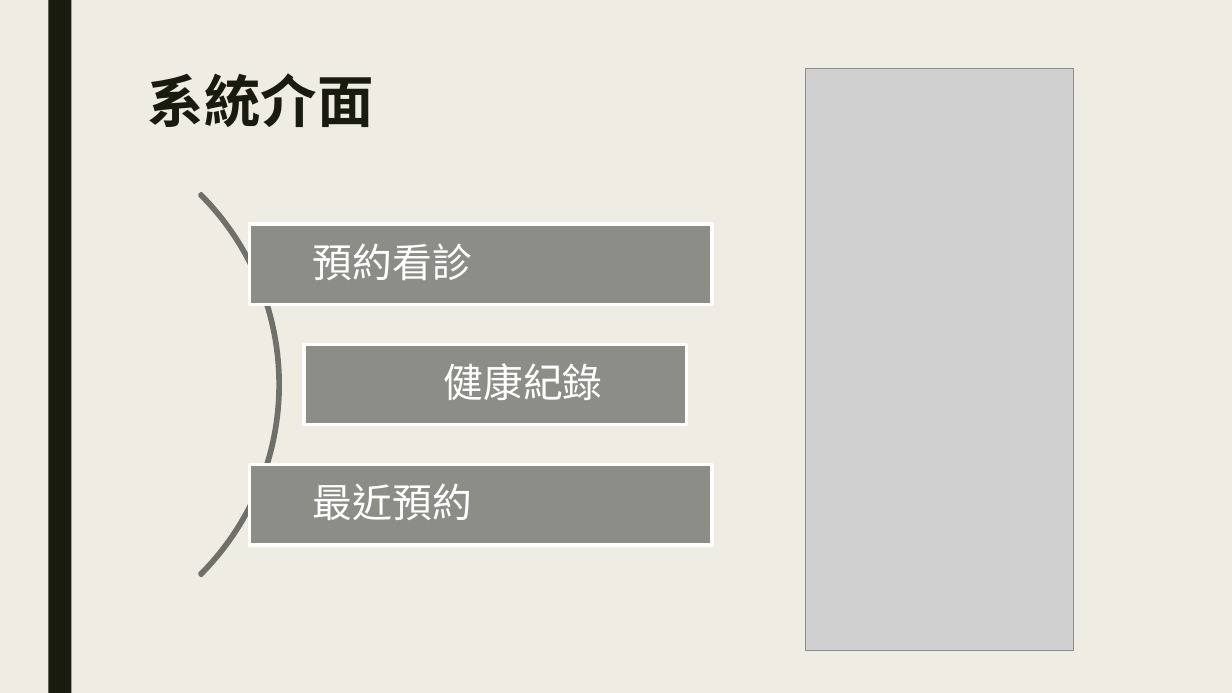
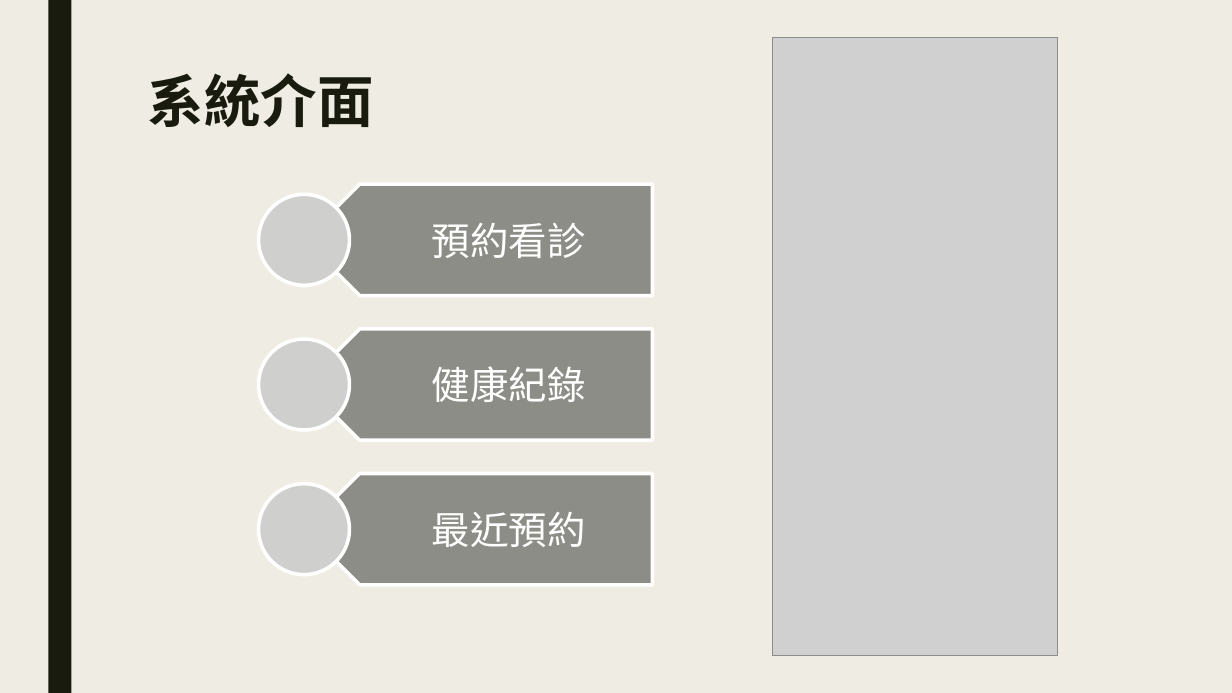
Before and after one commit to plum0411/e-commerce, a slide deck: slide 11 of LINE在電商領域能提出之新功能.pptx. Drawn at 1232x693 pixels with LibreOffice and Linux fonts; fonts in the diff are those of the drawing; grey boxes stand for pictures. Boxes give left, top, right and bottom in pixels: in the first picture for what was removed or moved away, otherwise in the second. Text is boxed around its words. In the diff, an @@ line names an element or a change of style, - is before the commit and + after.

```diff
--- a/LINE在電商領域能提出之新功能.pptx
+++ b/LINE在電商領域能提出之新功能.pptx
@@ picture: place and size @@
-picture at (805,69,1074,652)
+picture at (773,37,1058,655)
@@ text "預約看診" at (432,223,586,258): size 31 to 30 pt; indent changed; line spacing 0.9 to 1; less space between paragraphs @@
@@ text "預約看診": place and size @@
-text "預約看診" at (313,243,472,280)
+text "預約看診" at (432,223,586,258)
@@ text "健康紀錄": place and size @@
-text "健康紀錄" at (444,363,603,400)
+text "健康紀錄" at (432,366,586,402)
@@ text "健康紀錄" at (432,366,586,402): size 31 to 30 pt; alignment centre to left; indent changed; line spacing 0.9 to 1; less space between paragraphs @@
@@ group removed at (0,115,713,654): 3 rectangles, 1 arch (boxed as its full ring) @@
@@ text "最近預約": place and size @@
-text "最近預約" at (313,484,472,520)
+text "最近預約" at (432,512,586,547)
@@ text "最近預約" at (432,512,586,547): size 31 to 30 pt; indent changed; line spacing 0.9 to 1; less space between paragraphs @@
@@ group added at (259,184,653,585): 3 pentagon arrows, 3 ellipses @@
```
Also in this commit, not shown: 7 other slides changed, 1 other file.
